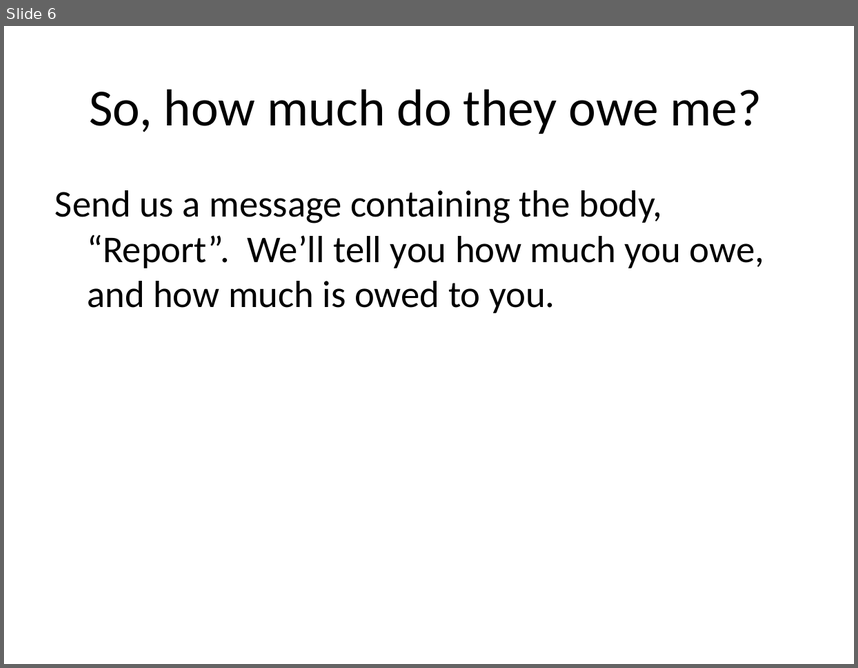
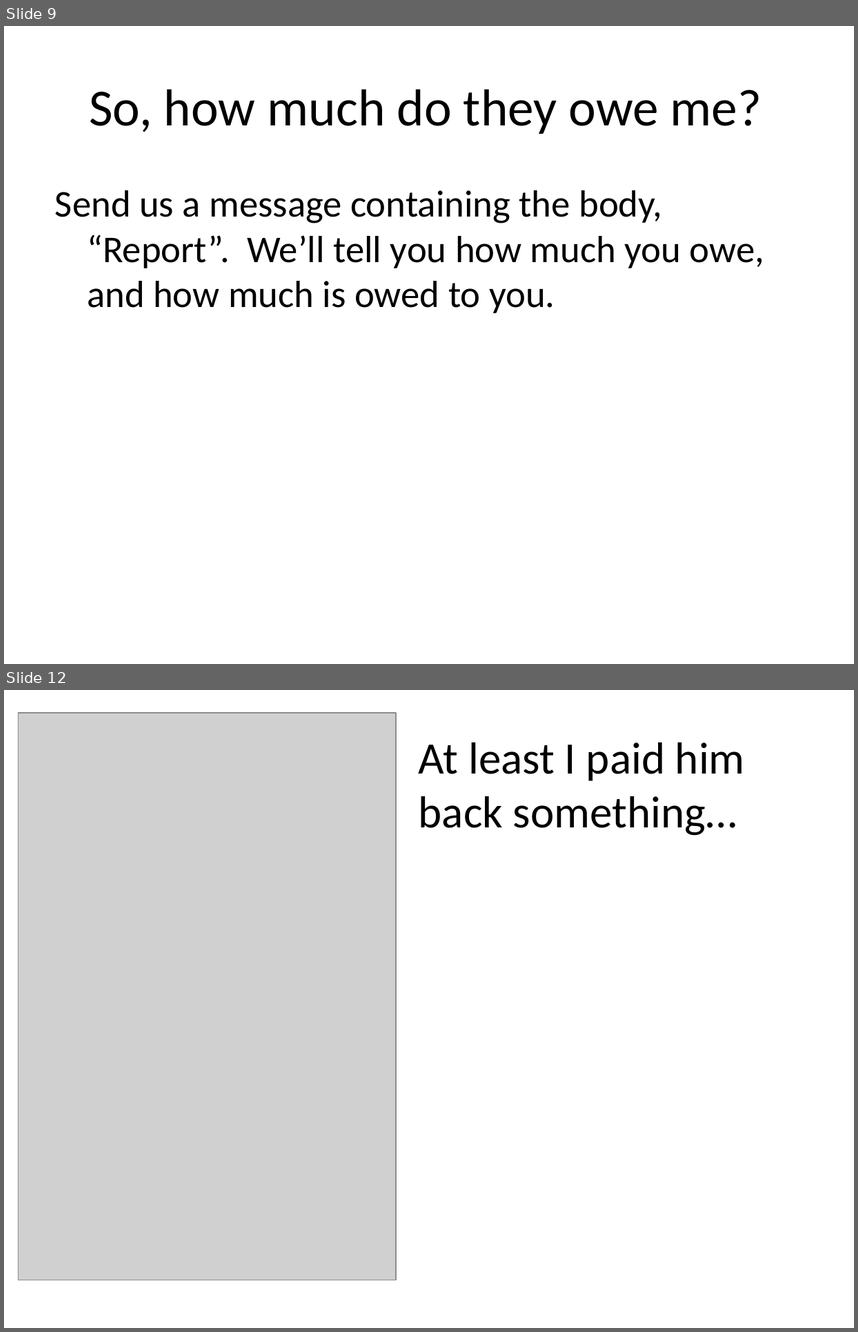
Before and after one commit to waseemilahi/mycheapfriend, a slide deck: 2nd iteration/demo/Presentation1.pptx. Shown one above the other, each under a label of ours: slide 6 before the commit, slides 9 and 12 after it; the slides between them are not shown. The pictures are 858x668 and 858x1332 pixels, drawn with LibreOffice and Linux fonts; fonts in the diff are those of the drawing; grey boxes stand for pictures. Boxes give left, top, right and bottom in pixels: in the first picture for what was removed or moved away, otherwise in the second. Text is boxed around its words. In the diff, an @@ line names an element or a change of style, - is before the commit and + after.

```diff
--- a/2nd iteration/demo/Presentation1.pptx
+++ b/2nd iteration/demo/Presentation1.pptx
@@ slide 12 added at box(4, 690, 854, 1328), background #FFFFFF @@
@@ picture added at box(18, 713, 396, 1280) @@
@@ text added at box(419, 742, 745, 835), 38 pt, text #000000 @@
+At least I paid him back something…
@@ what was slide 6 is now slide 9 @@
```
Also in this commit, not shown: 6 other slides added.
